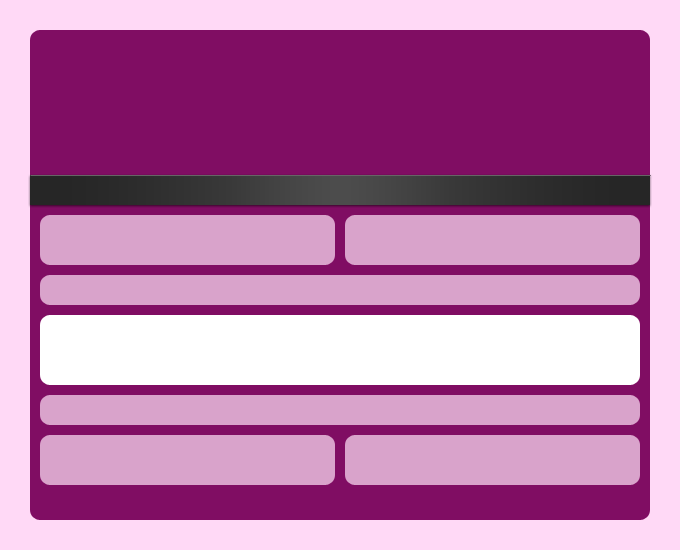
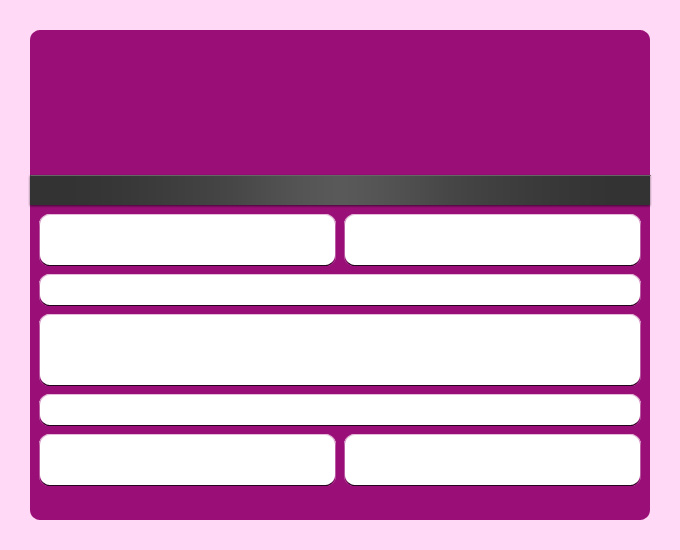
Two versions of the same layered image (w=680, h=550). Layer-by-layer changes:
pixels changed over left=30, top=30, right=651, bottom=520 (layer not identified)
